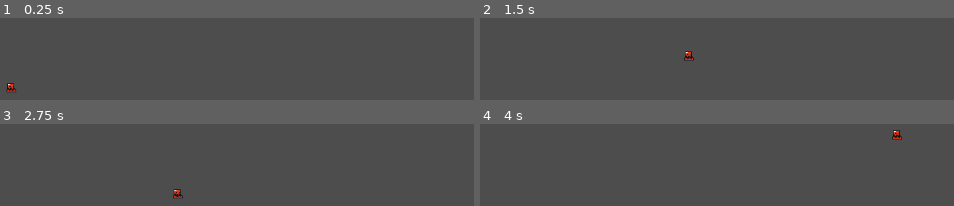
Above: before the commit, frames 1-4 (two rows, left to right).
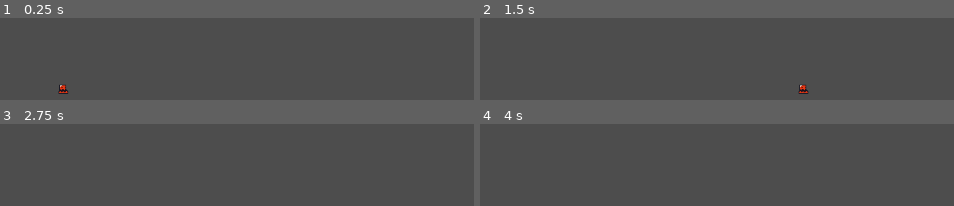
Above: after the commit, the same moments.

Repository: ocegnc/Bubullshit
Game: Godot game, scene res://Scenes/game.tscn
The game is run twice, just before and just after one commit, with the same random seed, the same clock (stepped at 60 frames per second) and the same inputs.
Inputs:
- Up to frame 1 (0.25 s): no input
- Up to frame 2 (1.5 s): tap Enter (ui_accept) at 0.5, 0.6, 0.77, 1.07, 1.35 s; hold Right (ui_right) from 0.53 s (still down)
- Up to frame 3 (2.75 s): tap Enter (ui_accept) at 1.52, 1.82, 2.1 s; release Right (ui_right) at 2.03 s; hold Left (ui_left) from 2.03 s (still down)
- Up to frame 4 (4 s): tap Enter (ui_accept) at 2.75, 2.85, 3.02, 3.32, 3.6, 3.77 s; release Left (ui_left) at 2.78 s; hold Right (ui_right) from 2.78 s (still down)

The runs differ from the first frame. In frame 1, 0.4% of the frame differs, in the area x 1-15%, y 79-93%; in frame 2, 0.4%, in the area x 43-70%, y 40-93%; in frame 3, 0.2%; in frame 4, 0.2%.

Commit message:
piranha moove to right

Diff:
--- a/Scenes/piranha.tscn
+++ b/Scenes/piranha.tscn
@@ -19,6 +19,7 @@
 }]
 
 [sub_resource type="CircleShape2D" id="CircleShape2D_kpvkf"]
+radius = 5.0
 
 [node name="Piranha" type="CharacterBody2D"]
 script = ExtResource("1_g8bl1")
@@ -29,4 +30,5 @@
 frame_progress = 0.57375
 
 [node name="CollisionShape2D" type="CollisionShape2D" parent="."]
+position = Vector2(-1, 3)
 shape = SubResource("CircleShape2D_kpvkf")
--- a/Scenes/player.tscn
+++ b/Scenes/player.tscn
@@ -1,8 +1,11 @@
-[gd_scene load_steps=2 format=3 uid="uid://bfac5nk1dcy4p"]
+[gd_scene load_steps=3 format=3 uid="uid://bfac5nk1dcy4p"]
+
+[ext_resource type="Script" path="res://Scripts/player.gd" id="1_2exws"]
 
 [sub_resource type="SpriteFrames" id="SpriteFrames_cj1yr"]
 
 [node name="Player" type="CharacterBody2D"]
+script = ExtResource("1_2exws")
 
 [node name="AnimatedSprite2D" type="AnimatedSprite2D" parent="."]
 sprite_frames = SubResource("SpriteFrames_cj1yr")
--- a/Scripts/piranha.gd
+++ b/Scripts/piranha.gd
@@ -10,13 +10,10 @@
 	if not is_on_floor():
 		velocity += get_gravity() * delta
 
-	# Handle jump.
-	if Input.is_action_just_pressed("ui_accept") and is_on_floor():
-		velocity.y = JUMP_VELOCITY
-
 	# Get the input direction and handle the movement/deceleration.
 	# As good practice, you should replace UI actions with custom gameplay actions.
-	var direction := Input.get_axis("ui_left", "ui_right")
+	#var direction := Input.get_axis("ui_left", "ui_right")
+	const direction = 1
 	if direction:
 		velocity.x = direction * SPEED
 	else:
--- /dev/null
+++ b/Scripts/player.gd
@@ -0,0 +1,13 @@
+extends CharacterBody2D
+
+var health = 3
+const POSITION = 1000
+
+# Called when the node enters the scene tree for the first time.
+func _ready() -> void:
+	pass # Replace with function body.
+
+
+# Called every frame. 'delta' is the elapsed time since the previous frame.
+func _process(delta: float) -> void:
+	pass
Not shown: 1 places in Scenes/game.tscn that only renumber resources
Not shown: 1 places in Scenes/piranha.tscn that only renumber resources
